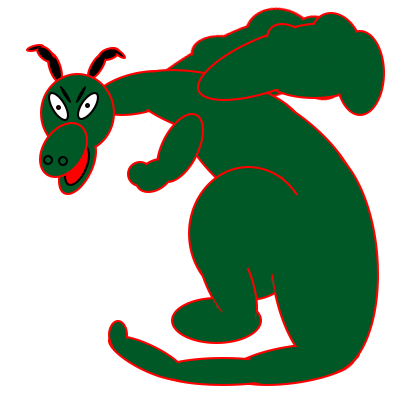
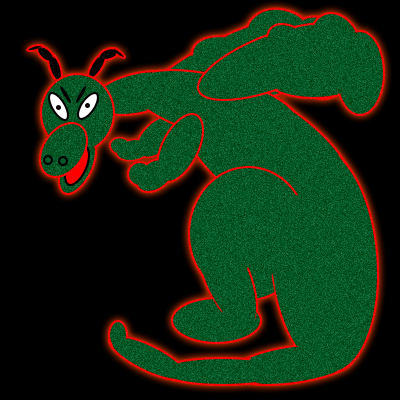
Layers edited between the first and the second w=400, h=400 image:
added group "noise" with 1 layers above "dev" over [26, 6, 385, 386]
added layer "head" (1st of 5, in "noise") in group "noise" over [26, 6, 385, 386]
hid group "dev" (51 layers) over [26, 6, 385, 386]
showed "Background", painted on it over [0, 0, 400, 400]
